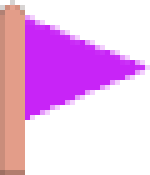
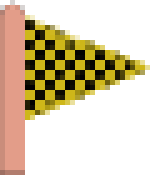
Revision of a layered 150 × 175 image; what changed, layer by layer:
added layer "Layer 3" above "Layer 2" over [25, 20, 145, 115]
painted on "Layer 2" over [25, 25, 150, 120]
